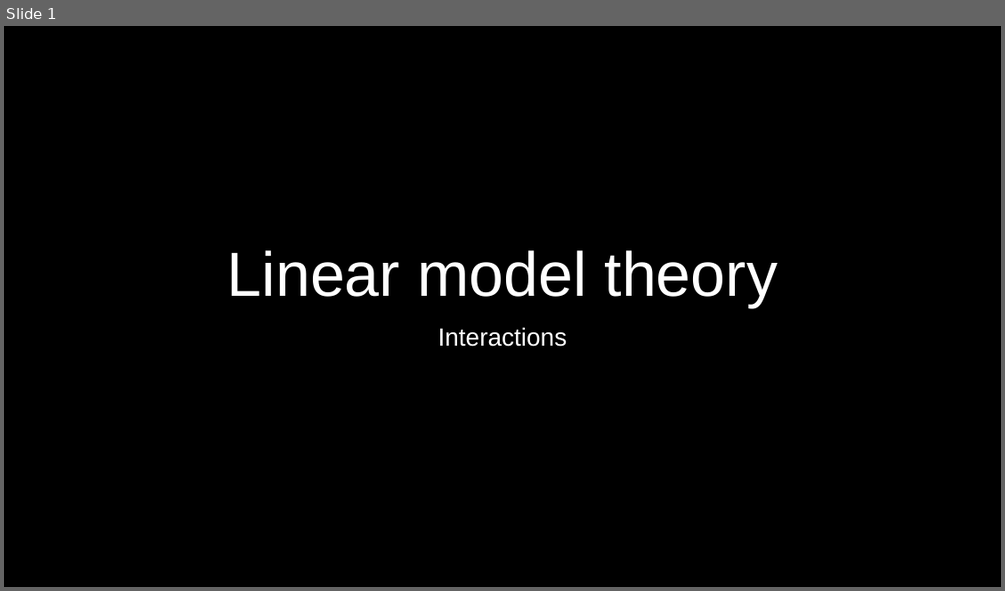
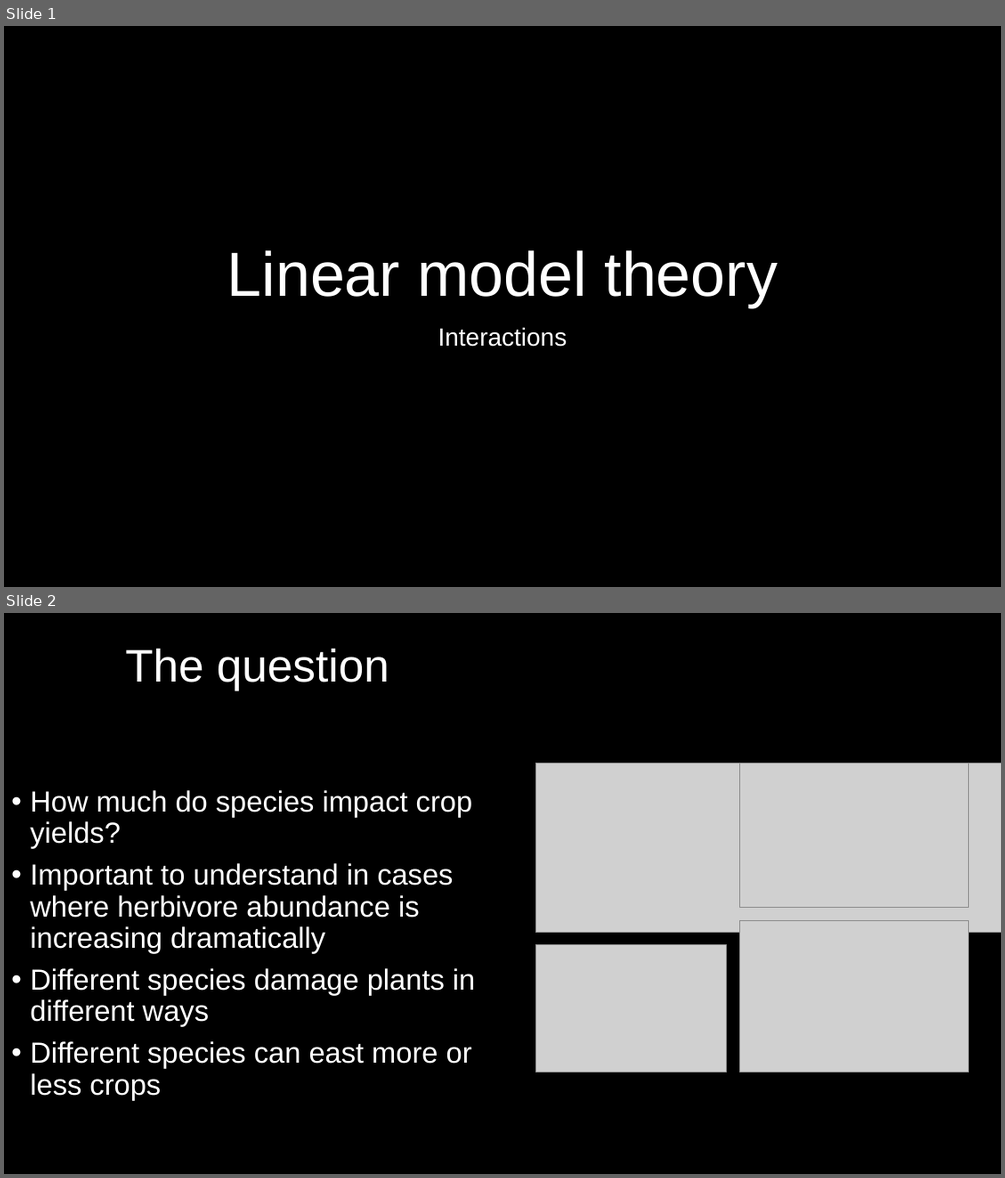
Before and after one commit to DeonRoos/006-BI3010, a slide deck: Lecture 10 - Interaction LM/Lecture 8.1 Interactions.pptx. Shown one above the other, each under a label of ours: slide 1 before the commit, slides 1 and 2 after it. The pictures are 1005x591 and 1005x1178 pixels, drawn with LibreOffice and Linux fonts; fonts in the diff are those of the drawing; grey boxes stand for pictures. Boxes give left, top, right and bottom in pixels: in the first picture for what was removed or moved away, otherwise in the second. Text is boxed around its words. In the diff, an @@ line names an element or a change of style, - is before the commit and + after.

```diff
--- a/Lecture 10 - Interaction LM/Lecture 8.1 Interactions.pptx
+++ b/Lecture 10 - Interaction LM/Lecture 8.1 Interactions.pptx
@@ slide 2 added at (4,613,1001,1174), background #000000 @@
@@ title added at (125,648,389,690), 44 pt, text #FFFFFF @@
+The question
@@ picture added at (535,763,1001,932) @@
@@ picture added at (740,763,969,907) @@
@@ text added at (30,790,475,1099), 28 pt, text #FFFFFF @@
+• How much do species impact crop yields?
+• Important to understand in cases where herbivore abundance is increasing dramatically
+• Different species damage plants in different ways
+• Different species can east more or less crops
@@ picture added at (740,920,968,1072) @@
@@ picture added at (535,944,727,1071) @@
```
Also in this commit, not shown: 1 slide changed, 11 other slides added, 1 slide removed.
